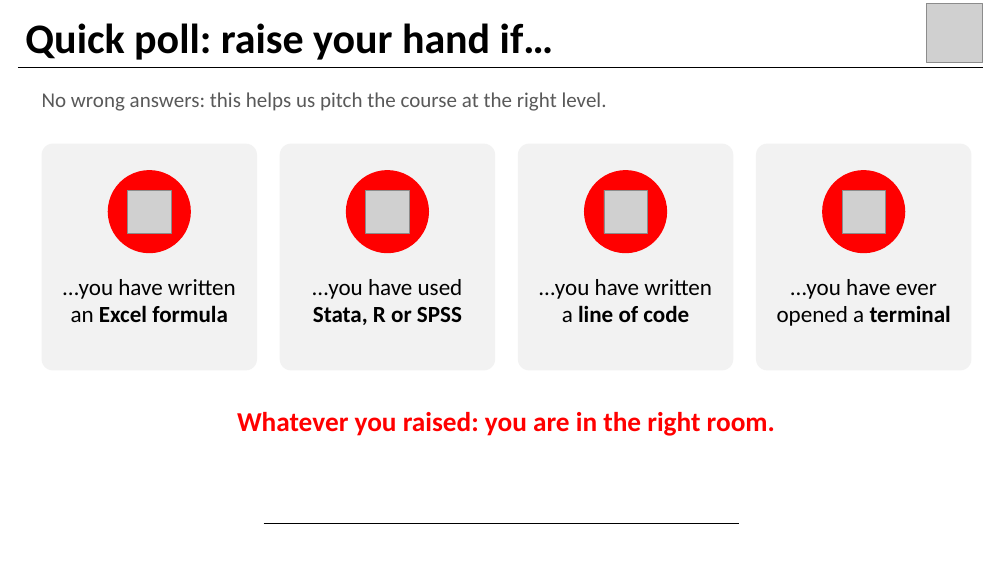
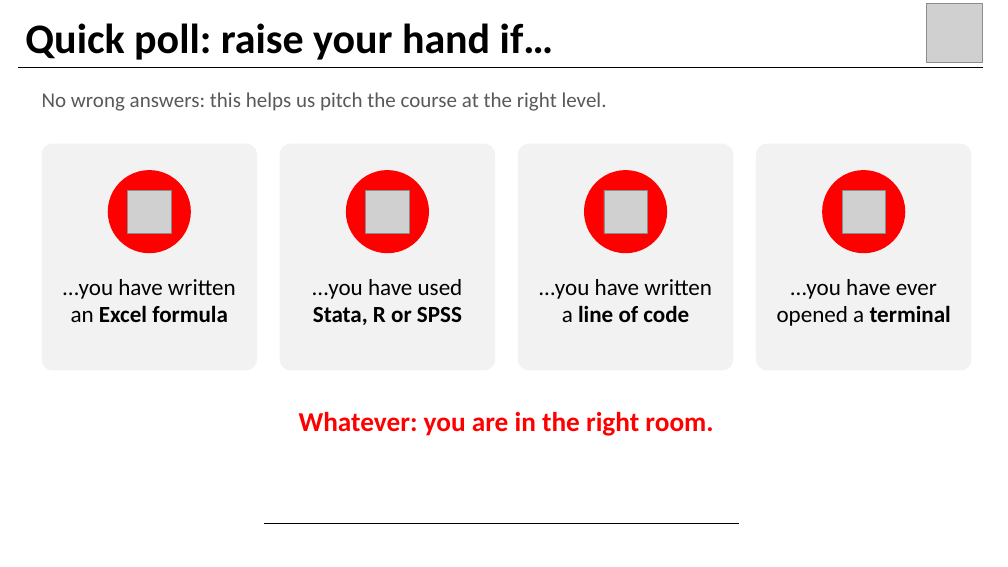
Before and after one commit to dsl-unibe-ch/wti_python_course, a slide deck: slide 2 of Lecture_1/Python_Introduction.pptx. Drawn at 1008x567 pixels with LibreOffice and Linux fonts; fonts in the diff are those of the drawing; grey boxes stand for pictures. Boxes give left, top, right and bottom in pixels: in the first picture for what was removed or moved away, otherwise in the second. Text is boxed around its words. In the diff, an @@ line names an element or a change of style, - is before the commit and + after.

```diff
--- a/Lecture_1/Python_Introduction.pptx
+++ b/Lecture_1/Python_Introduction.pptx
@@ text at (299,412,713,436): text changed @@
-Whatever you raised: you are in the right room.
+Whatever: you are in the right room.
```
Also in this commit, not shown: 1 other slide changed.
